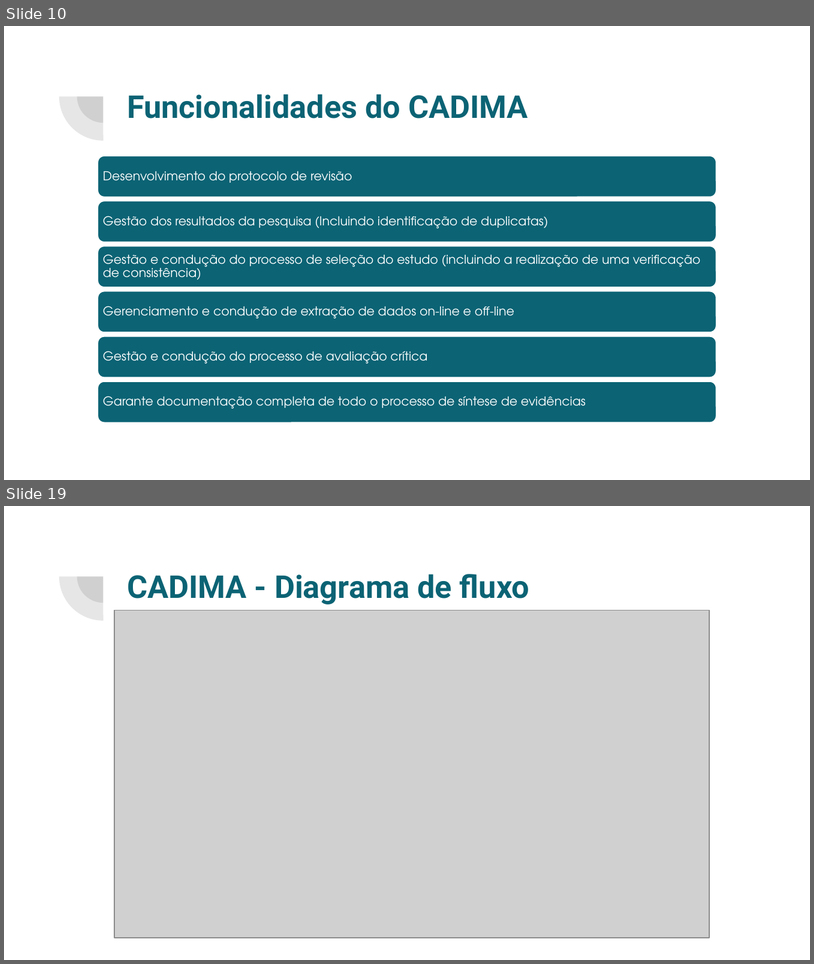
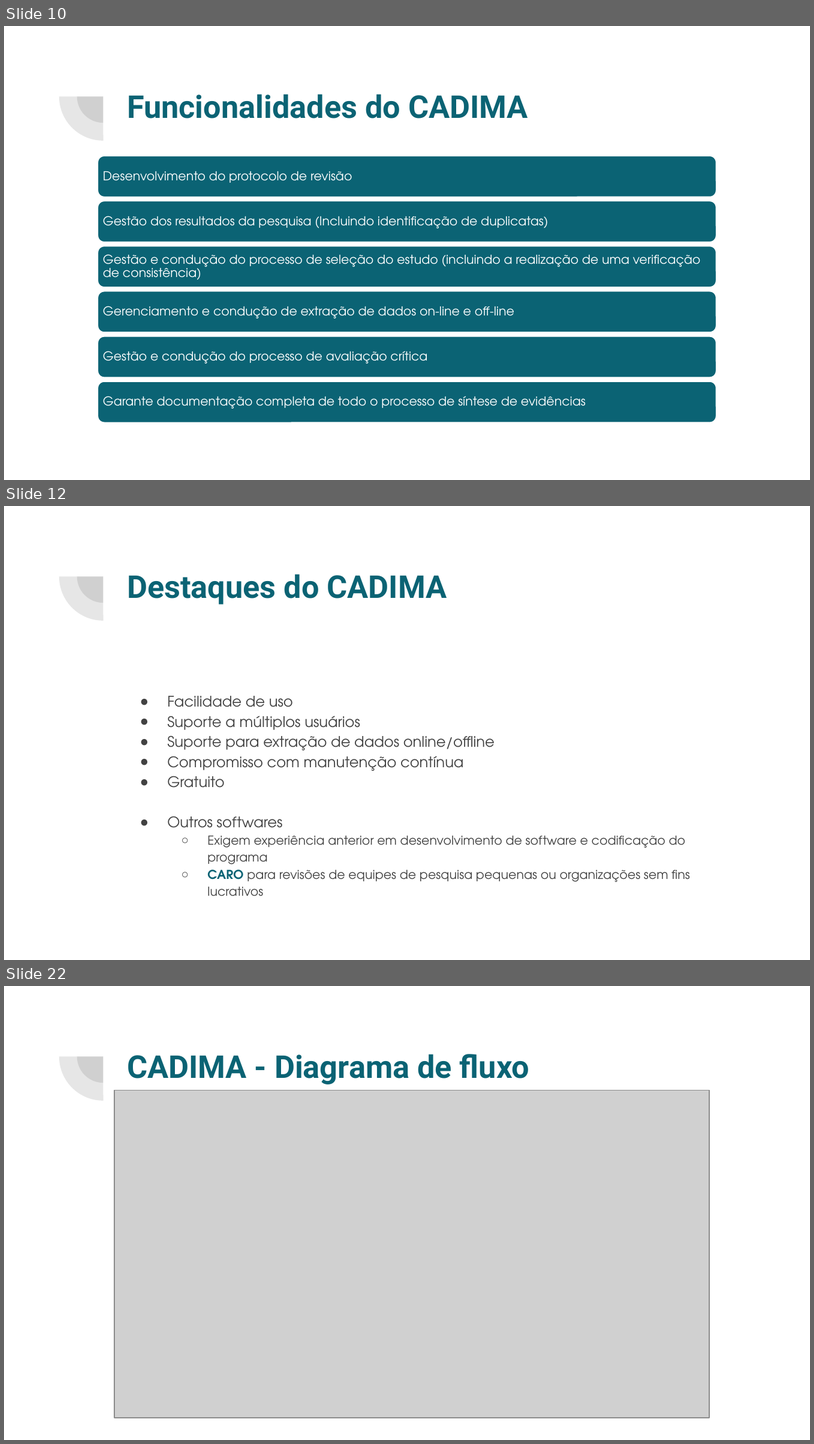
Before and after one commit to cglima/apresentacao-revisao-sistematica, a slide deck: apresentacao-revisao-sistematica.pptx. Shown one above the other, each under a label of ours: slides 10 and 19 before the commit, slides 10, 12 and 22 after it; the slides between them are not shown. The pictures are 814x964 and 814x1444 pixels, drawn with LibreOffice and Linux fonts; fonts in the diff are those of the drawing; grey boxes stand for pictures. Boxes give left, top, right and bottom in pixels: in the first picture for what was removed or moved away, otherwise in the second. Text is boxed around its words. In the diff, an @@ line names an element or a change of style, - is before the commit and + after.

```diff
--- a/apresentacao-revisao-sistematica.pptx
+++ b/apresentacao-revisao-sistematica.pptx
@@ slide 12 added at <box>4,506,810,960</box>, background #FFFFFF; not listed: 2 template elements that a slide beside it also shows @@
@@ title added at <box>127,574,447,604</box>, 28 pt, text #0B6374, bold @@
+Destaques do CADIMA
@@ text added at <box>167,696,690,896</box>, 11 pt, text #424242 @@
+● Facilidade de uso
+● Suporte a múltiplos usuários
+● Suporte para extração de dados online/offline
+● Compromisso com manutenção contínua
+● Gratuito
+● Outros softwares
+  ○ Exigem experiência anterior em desenvolvimento de software e codificação do programa
+  ○ CARO para revisões de equipes de pesquisa pequenas ou organizações sem fins lucrativos
@@ what was slide 19 is now slide 22 @@
```
Also in this commit, not shown: 10 slides changed, 2 other slides added.
